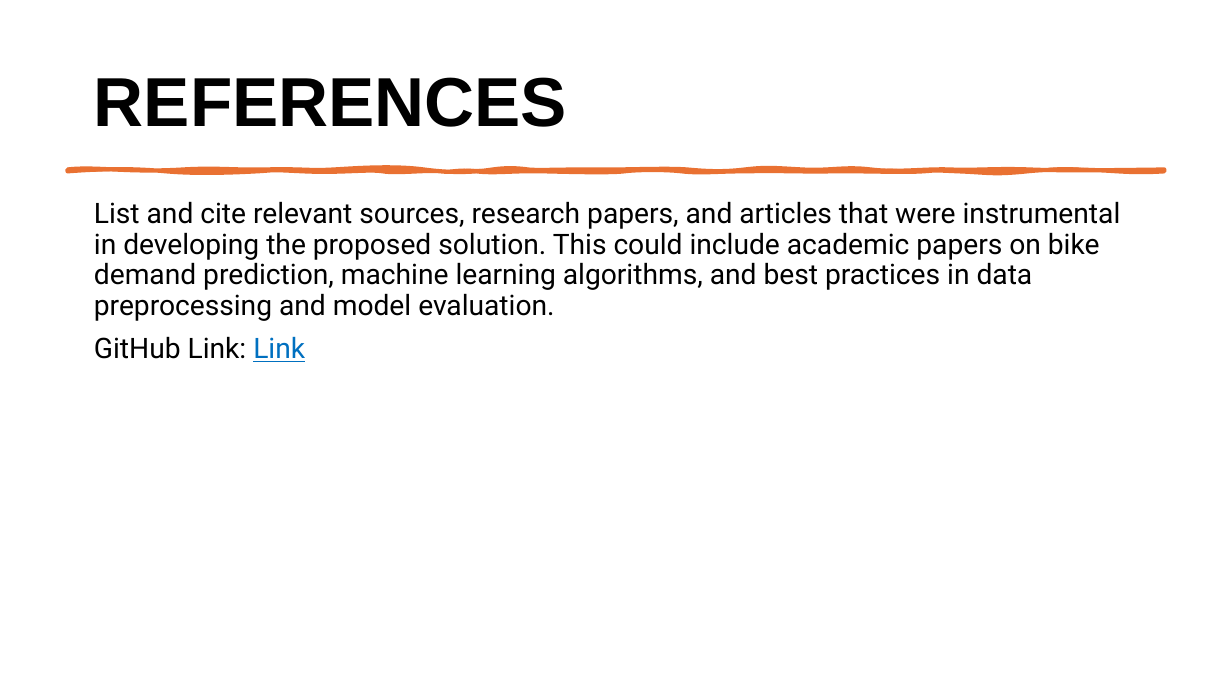
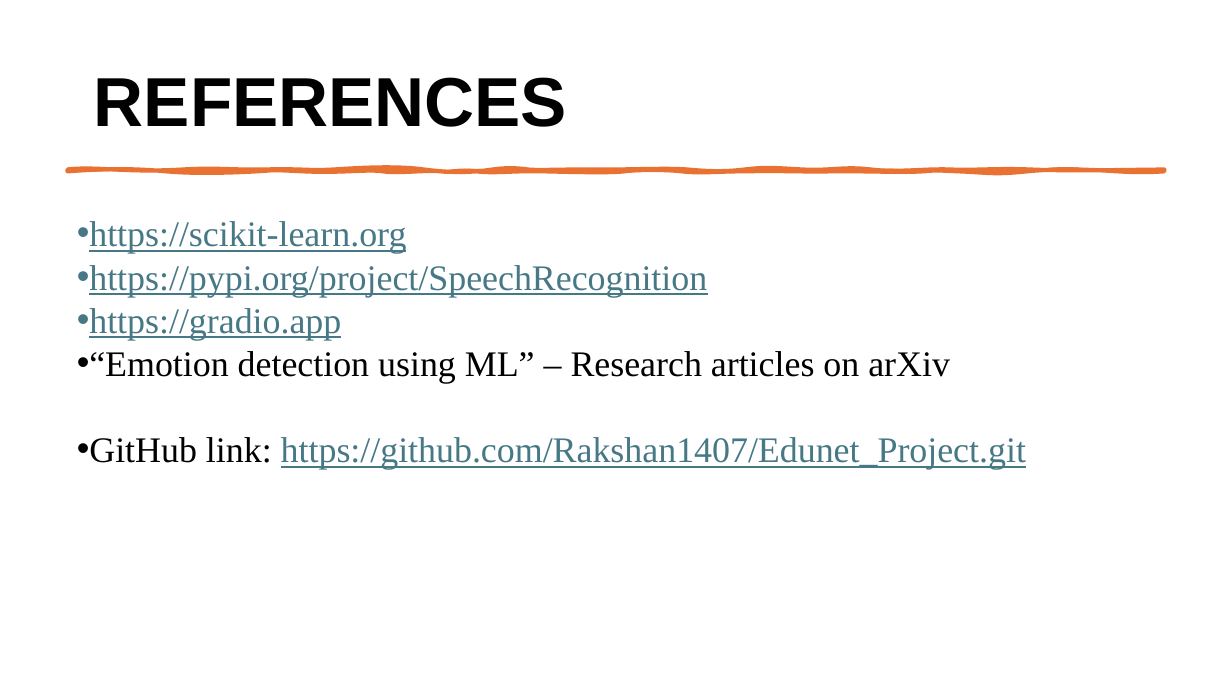
Before and after one commit to Rakshan1407/Edunet_Project, a slide deck: slide 10 of Project_ML.pptx. Drawn at 1232x693 pixels with LibreOffice and Linux fonts; fonts in the diff are those of the drawing. Boxes give left, top, right and bottom in pixels: in the first picture for what was removed or moved away, otherwise in the second. Text is boxed around its words. In the diff, an @@ line names an element or a change of style, - is before the commit and + after.

```diff
--- a/Project_ML.pptx
+++ b/Project_ML.pptx
@@ text removed at [94,201,1121,362] @@
-List and cite relevant sources, research papers, and articles that were instrumental in developing the proposed solution. This could include academic papers on bike demand prediction, machine learning algorithms, and best practices in data preprocessing and model evaluation.
-GitHub Link: Link
@@ text added at [89,221,1026,470], 28 pt, text #467886, underline @@
+• https://scikit-learn.org
+• https://pypi.org/project/SpeechRecognition
+• https://gradio.app
+• “Emotion detection using ML” – Research articles on arXiv
+• GitHub link: https://github.com/Rakshan1407/Edunet_Project.git
```
Also in this commit, not shown: 6 other slides changed, 2 slides added, 2 slides removed.
